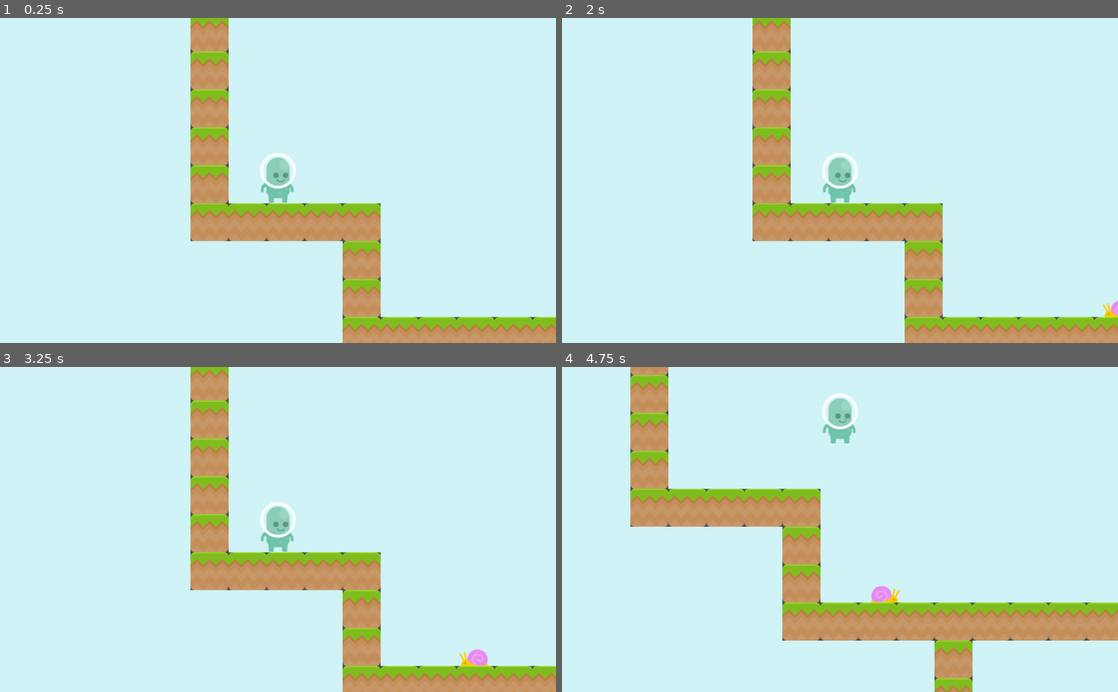
Above: before the commit, frames 1-4 (two rows, left to right).
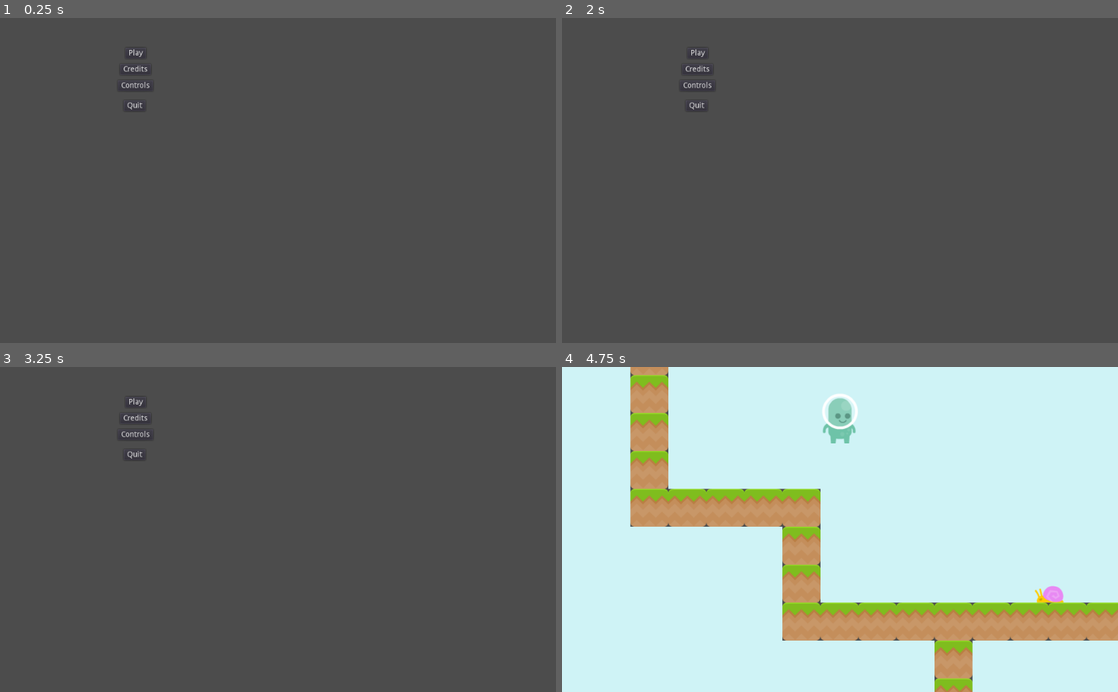
Above: after the commit, the same moments.

Repository: SeanKuehl/Simple-Platformer
Game: Godot game, scene res://MainMenuFolder/MainMenu.tscn
The game is run twice, just before and just after one commit, with the same random seed, the same clock (stepped at 60 frames per second) and the same inputs. Before the commit the project starts from res://FirstLevelFolder/LevelOne.tscn.
Inputs (mouse positions are in pixels of both pictures, inside the frame that each line leads up to):
- Up to frame 1 (0.25 s): no input
- Up to frame 2 (2 s): click (695, 70) at 0.5 s, where only the run after the commit has a clickable "Credits"; click (767, 86) at 1.25 s, where only the run after the commit has a clickable "back"
- Up to frame 3 (3.25 s): click (133, 435) at 2 s, where only the run after the commit has a clickable "Controls"; click (261, 451) at 2.75 s, where only the run after the commit has a clickable "back"
- Up to frame 4 (4.75 s): click (695, 402) at 3.5 s, where only the run after the commit has a clickable "Play"; hold D (RIGHT) from 4.28 s (still down); hold Down (CAM_DOWN) from 4.28 s (still down); tap W (JUMP) at 4.52 s

The runs differ from the first frame. In frame 1, 100% of the frame differs, in the area x 0-100%, y 0-100%; in frame 2, 100%; in frame 3, 100%; in frame 4, 0.4%.

Commit message:
added main menu with play, credits, controls, quit

Diff:
--- /dev/null
+++ b/LevelChangers/LevelThreeVictory.gd
@@ -0,0 +1,16 @@
+extends Area2D
+
+
+# Declare member variables here. Examples:
+# var a = 2
+# var b = "text"
+
+#res://SecondLevelFolder/LevelTwo.tscn
+# Called when the node enters the scene tree for the first time.
+func _ready():
+	connect("body_entered", self, "collision")
+
+
+func collision(entity):
+	if entity.is_in_group("Player"):
+		get_tree().change_scene("res://UltimateVictory/Victory.tscn")
--- /dev/null
+++ b/LevelChangers/LevelThreeVictory.tscn
@@ -0,0 +1,20 @@
+[gd_scene load_steps=4 format=2]
+
+[ext_resource path="res://LevelChangers/LevelThreeVictory.gd" type="Script" id=1]
+[ext_resource path="res://Assets/Items/flagGreen.png" type="Texture" id=2]
+
+[sub_resource type="RectangleShape2D" id=1]
+extents = Vector2( 34.7891, 36.2328 )
+
+[node name="Area2D" type="Area2D"]
+script = ExtResource( 1 )
+
+[node name="Sprite" type="Sprite" parent="."]
+
+[node name="flagGreen" type="Sprite" parent="Sprite"]
+position = Vector2( 16.0278, -6.474 )
+texture = ExtResource( 2 )
+
+[node name="CollisionShape2D" type="CollisionShape2D" parent="."]
+position = Vector2( 13.5862, -6.68174 )
+shape = SubResource( 1 )
--- /dev/null
+++ b/MainMenuFolder/ControlsFolder/Controls.tscn
@@ -0,0 +1,27 @@
+[gd_scene load_steps=2 format=2]
+
+[ext_resource path="res://MainMenuFolder/ControlsFolder/back.gd" type="Script" id=1]
+
+[node name="Control" type="Control"]
+anchor_right = 1.0
+anchor_bottom = 1.0
+__meta__ = {
+"_edit_use_anchors_": false
+}
+
+[node name="Label" type="Label" parent="."]
+margin_left = 302.015
+margin_top = 97.9989
+margin_right = 662.015
+margin_bottom = 111.999
+text = "W jumps and A and D move. Use the arrow keys to look."
+
+[node name="back" type="Button" parent="."]
+margin_left = 460.595
+margin_top = 147.889
+margin_right = 501.595
+margin_bottom = 167.889
+text = "back"
+script = ExtResource( 1 )
+
+[connection signal="pressed" from="back" to="back" method="_on_back_pressed"]
--- /dev/null
+++ b/MainMenuFolder/ControlsFolder/back.gd
@@ -0,0 +1,20 @@
+extends Button
+
+
+# Declare member variables here. Examples:
+# var a = 2
+# var b = "text"
+
+
+# Called when the node enters the scene tree for the first time.
+func _ready():
+	pass # Replace with function body.
+
+
+# Called every frame. 'delta' is the elapsed time since the previous frame.
+#func _process(delta):
+#	pass
+
+
+func _on_back_pressed():
+	get_tree().change_scene("res://MainMenuFolder/MainMenu.tscn")
--- /dev/null
+++ b/MainMenuFolder/CreditsFolder/Credits.tscn
@@ -0,0 +1,30 @@
+[gd_scene load_steps=2 format=2]
+
+[ext_resource path="res://MainMenuFolder/CreditsFolder/back.gd" type="Script" id=1]
+
+[node name="Control" type="Control"]
+anchor_right = 1.0
+anchor_bottom = 1.0
+__meta__ = {
+"_edit_use_anchors_": false
+}
+
+[node name="Label" type="Label" parent="."]
+margin_left = 136.308
+margin_top = 87.3081
+margin_right = 677.308
+margin_bottom = 101.308
+text = "All art assets for the player, tiles, enemies come from \"Kenney.nl\" on opengameart. "
+
+[node name="back" type="Button" parent="."]
+margin_left = 353.687
+margin_top = 116.708
+margin_right = 394.687
+margin_bottom = 136.708
+text = "back"
+script = ExtResource( 1 )
+__meta__ = {
+"_edit_use_anchors_": false
+}
+
+[connection signal="pressed" from="back" to="back" method="_on_back_pressed"]
--- /dev/null
+++ b/MainMenuFolder/CreditsFolder/back.gd
@@ -0,0 +1,20 @@
+extends Button
+
+
+# Declare member variables here. Examples:
+# var a = 2
+# var b = "text"
+
+
+# Called when the node enters the scene tree for the first time.
+func _ready():
+	pass # Replace with function body.
+
+
+# Called every frame. 'delta' is the elapsed time since the previous frame.
+#func _process(delta):
+#	pass
+
+
+func _on_back_pressed():
+	get_tree().change_scene("res://MainMenuFolder/MainMenu.tscn")
--- /dev/null
+++ b/MainMenuFolder/MainMenu.gd
@@ -0,0 +1,33 @@
+extends Button
+
+
+# Declare member variables here. Examples:
+# var a = 2
+# var b = "text"
+
+
+# Called when the node enters the scene tree for the first time.
+func _ready():
+	pass # Replace with function body.
+
+
+# Called every frame. 'delta' is the elapsed time since the previous frame.
+#func _process(delta):
+#	pass
+
+
+func _on_Play_pressed():
+	get_tree().change_scene("res://FirstLevelFolder/LevelOne.tscn")
+
+
+func _on_Credits_pressed():
+	get_tree().change_scene("res://MainMenuFolder/CreditsFolder/Credits.tscn")
+
+
+
+func _on_Controls_pressed():
+	get_tree().change_scene("res://MainMenuFolder/ControlsFolder/Controls.tscn")
+
+
+func _on_Quit_pressed():
+	get_tree().quit()
--- /dev/null
+++ b/MainMenuFolder/MainMenu.tscn
@@ -0,0 +1,48 @@
+[gd_scene load_steps=2 format=2]
+
+[ext_resource path="res://MainMenuFolder/MainMenu.gd" type="Script" id=1]
+
+[node name="Control" type="Control"]
+anchor_right = 1.0
+anchor_bottom = 1.0
+margin_left = -204.107
+margin_top = -28.3482
+margin_right = -204.107
+margin_bottom = -28.3482
+__meta__ = {
+"_edit_use_anchors_": false
+}
+
+[node name="Play" type="Button" parent="."]
+margin_left = 434.673
+margin_top = 83.1548
+margin_right = 472.673
+margin_bottom = 103.155
+text = "Play"
+script = ExtResource( 1 )
+
+[node name="Credits" type="Button" parent="."]
+margin_left = 425.223
+margin_top = 113.393
+margin_right = 482.223
+margin_bottom = 133.393
+text = "Credits"
+
+[node name="Controls" type="Button" parent="."]
+margin_left = 421.444
+margin_top = 143.001
+margin_right = 486.444
+margin_bottom = 163.001
+text = "Controls"
+
+[node name="Quit" type="Button" parent="."]
+margin_left = 431.523
+margin_top = 179.539
+margin_right = 471.523
+margin_bottom = 199.539
+text = "Quit"
+
+[connection signal="pressed" from="Play" to="Play" method="_on_Play_pressed"]
+[connection signal="pressed" from="Credits" to="Play" method="_on_Credits_pressed"]
+[connection signal="pressed" from="Controls" to="Play" method="_on_Controls_pressed"]
+[connection signal="pressed" from="Quit" to="Play" method="_on_Quit_pressed"]
--- a/ThirdLevelFolder/ThirdLevel.tscn
+++ b/ThirdLevelFolder/ThirdLevel.tscn
@@ -1,10 +1,11 @@
-[gd_scene load_steps=6 format=2]
+[gd_scene load_steps=7 format=2]
 
 [ext_resource path="res://TileSets/Grassy.tscn" type="PackedScene" id=1]
 [ext_resource path="res://Player/Player.tscn" type="PackedScene" id=2]
 [ext_resource path="res://Enemies/FlyEnemy/FlyDownAtStart.tscn" type="PackedScene" id=3]
 [ext_resource path="res://Enemies/BasicEnemy/BasicEnemy.tscn" type="PackedScene" id=4]
 [ext_resource path="res://Enemies/Spike/Spike.tscn" type="PackedScene" id=5]
+[ext_resource path="res://LevelChangers/LevelThreeVictory.tscn" type="PackedScene" id=6]
 
 [node name="ThirdLevel" type="Node2D"]
 
@@ -12,7 +13,7 @@
 tile_data = PoolIntArray( 0, 4, 0, 1, 4, 0, 2, 4, 0, 3, 4, 0, 4, 4, 0, 5, 4, 0, 6, 4, 0, 7, 4, 0, 8, 4, 0, 9, 4, 0, 10, …(110414 unchanged characters)…
 
 [node name="Player" parent="." instance=ExtResource( 2 )]
-position = Vector2( 455.848, 5677.37 )
+position = Vector2( 450.508, 5672.03 )
 
 [node name="BasicEnemy2" parent="." instance=ExtResource( 4 )]
 position = Vector2( 1253.85, 5708.26 )
@@ -85,3 +86,6 @@
 
 [node name="FlyDownAtStart11" parent="." instance=ExtResource( 3 )]
 position = Vector2( 3467.47, 4182.22 )
+
+[node name="Area2D" parent="." instance=ExtResource( 6 )]
+position = Vector2( 4291.45, 4240.18 )
--- a/project.godot
+++ b/project.godot
@@ -11,7 +11,7 @@
 [application]
 
 config/name="simple platformer"
-run/main_scene="res://FirstLevelFolder/LevelOne.tscn"
+run/main_scene="res://MainMenuFolder/MainMenu.tscn"
 config/icon="res://icon.png"
 
 [autoload]
